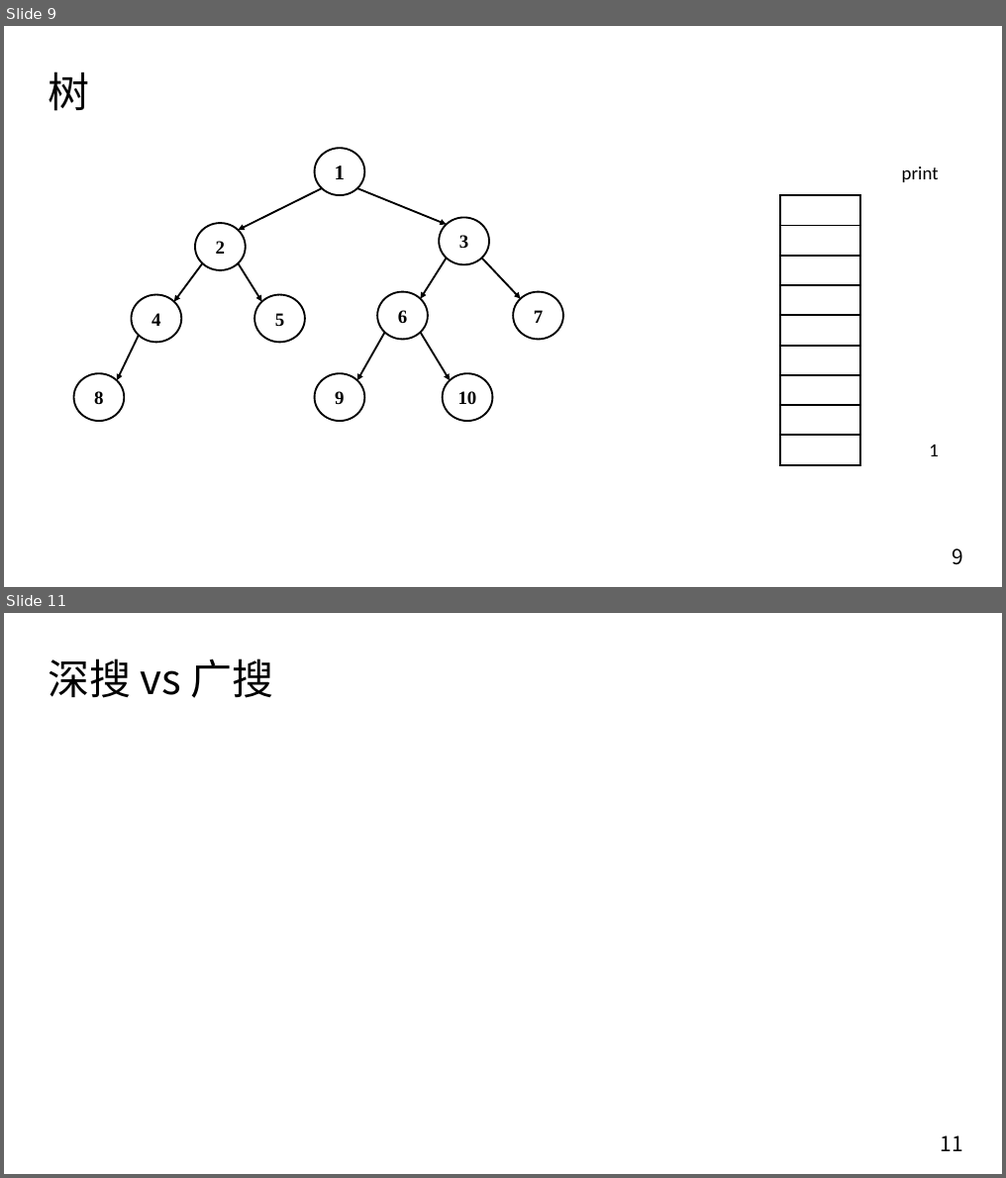
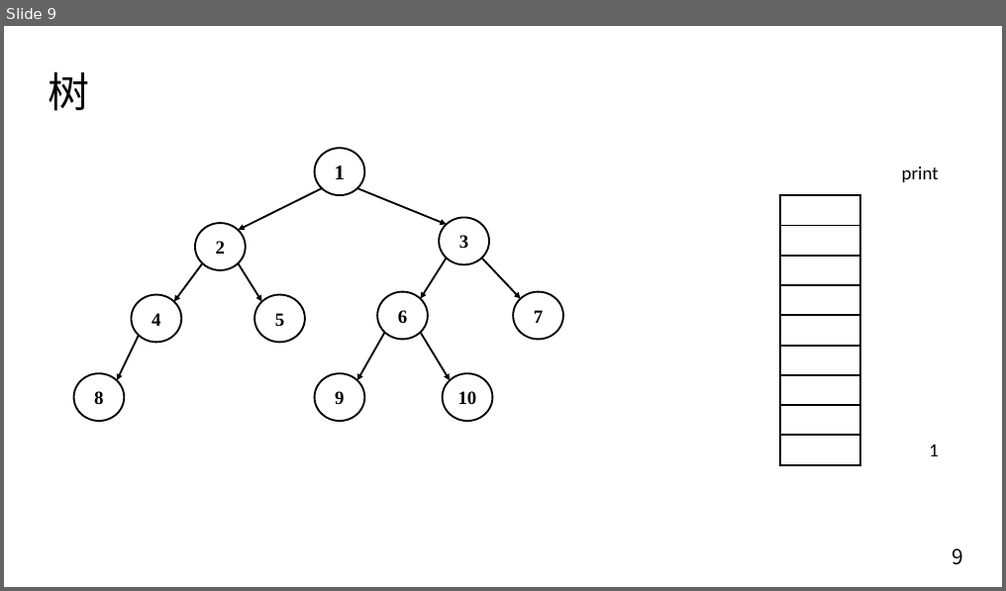
Before and after one commit to Hansimov/cs-notes, a slide deck: cs-seminar/算法与数据结构/树/树.pptx. Shown one above the other, each under a label of ours: slides 9 and 11 before the commit, slide 9 after it; the slides between them are not shown. The pictures are 1006x1178 and 1006x591 pixels, drawn with LibreOffice and Linux fonts; fonts in the diff are those of the drawing. Boxes give left, top, right and bottom in pixels: in the first picture for what was removed or moved away, otherwise in the second. Text is boxed around its words. In the diff, an @@ line names an element or a change of style, - is before the commit and + after.

```diff
--- a/cs-seminar/算法与数据结构/树/树.pptx
+++ b/cs-seminar/算法与数据结构/树/树.pptx
@@ slide 11 removed at bbox=[4, 613, 1002, 1174], background #FFFFFF @@
@@ title removed at bbox=[48, 659, 274, 698] @@
-深搜 vs 广搜
@@ page number removed at bbox=[941, 1136, 963, 1152] @@
-11
```
Also in this commit, not shown: 2 slides changed, 1 other slide removed, 2 other files.
